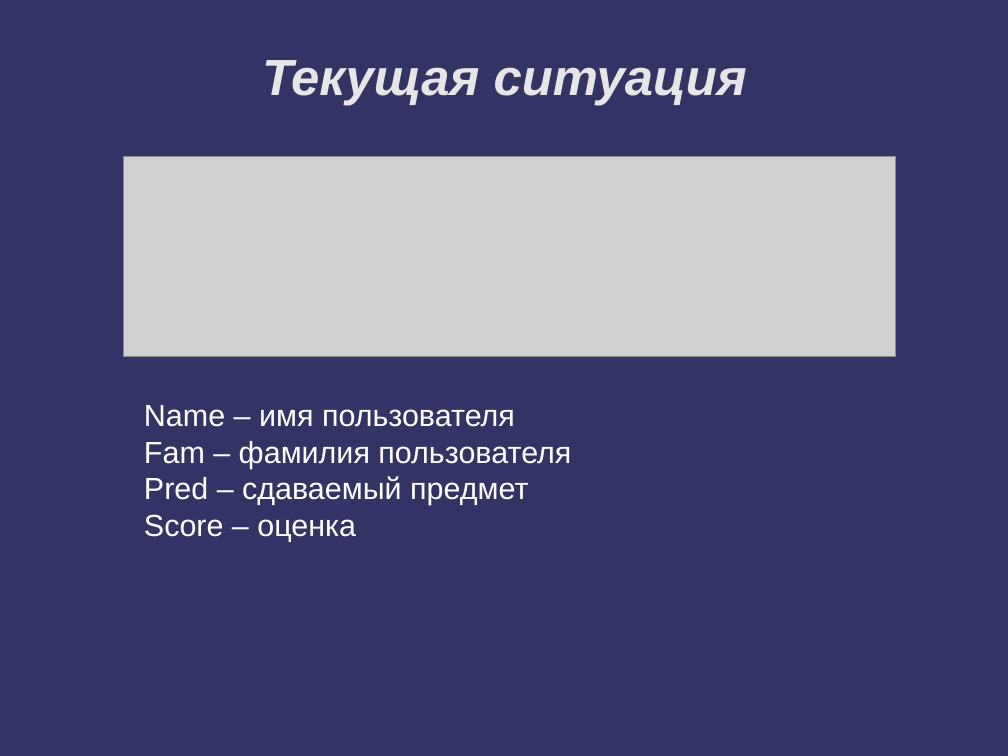
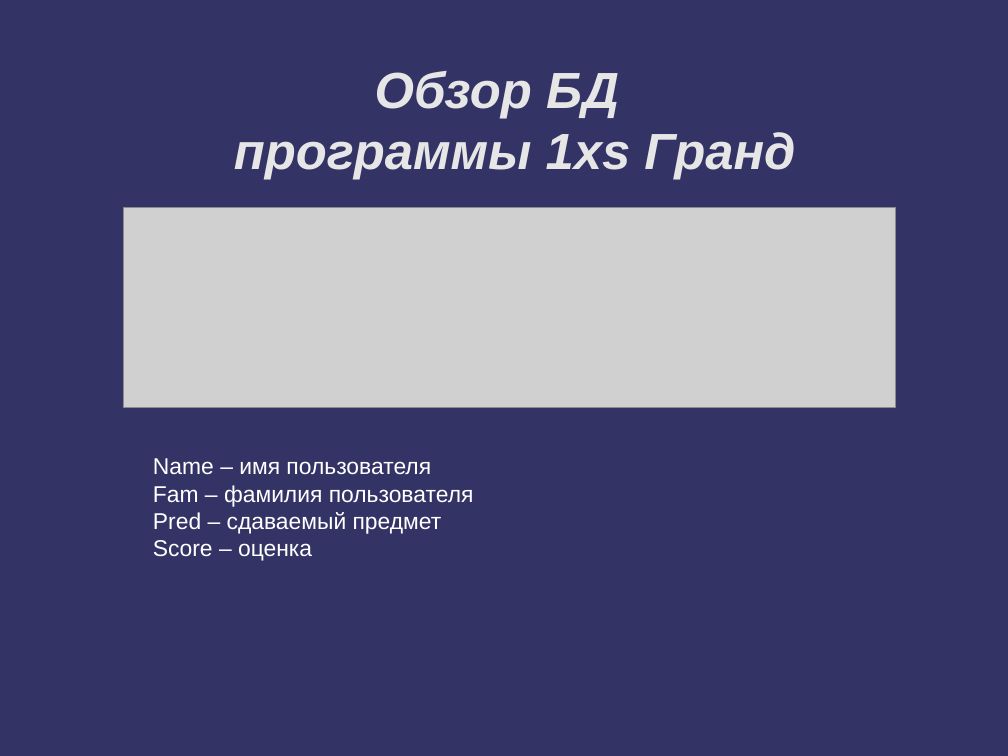
Before and after one commit to Aziev-Majid-Yaragievich/1XS, a slide deck: slide 4 of Презентация.odp. Drawn at 1008x756 pixels with LibreOffice and Linux fonts; fonts in the diff are those of the drawing; grey boxes stand for pictures; background and template pictures are left out. Boxes give left, top, right and bottom in pixels: in the first picture for what was removed or moved away, otherwise in the second. Text is boxed around its words. In the diff, an @@ line names an element or a change of style, - is before the commit and + after.

```diff
--- a/Презентация.odp
+++ b/Презентация.odp
@@ title added at [234,71,795,180], 40 pt, text #E6E6E6, bold, italic @@
+Обзор БД
+программы 1xs Гранд
@@ title removed at [262,60,747,105] @@
-Текущая ситуация
@@ picture: place and size @@
-picture at [123,156,895,356]
+picture at [123,208,895,407]
@@ text "Name – имя пользователя": place and size @@
-text "Name – имя пользователя" at [144,405,571,542]
+text "Name – имя пользователя" at [153,458,474,561]
@@ text "Name – имя пользователя" at [153,458,474,561]: size 24 to 18 pt @@
```
Also in this commit, not shown: 1 other slide changed, 5 slides added, 6 slides removed.
